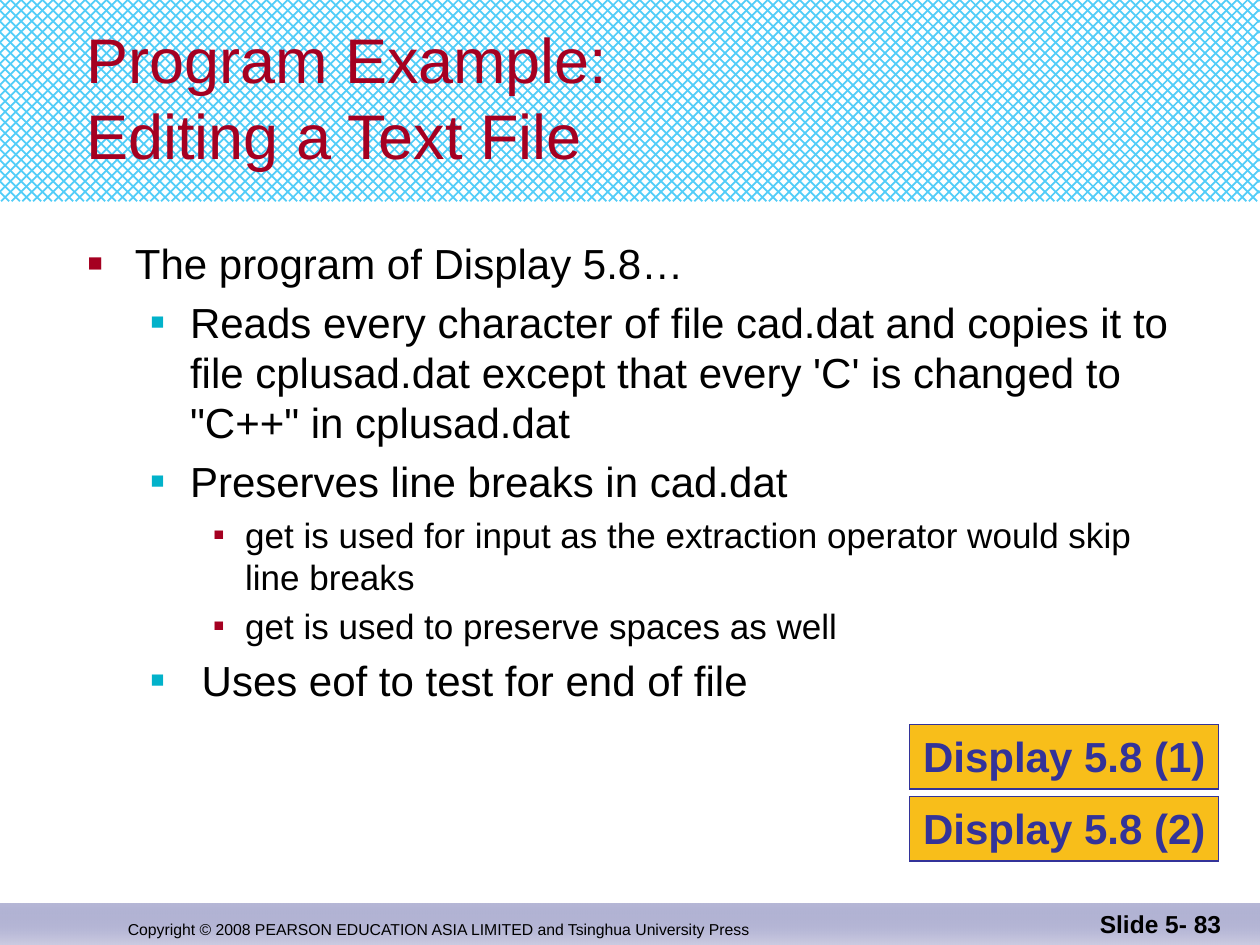
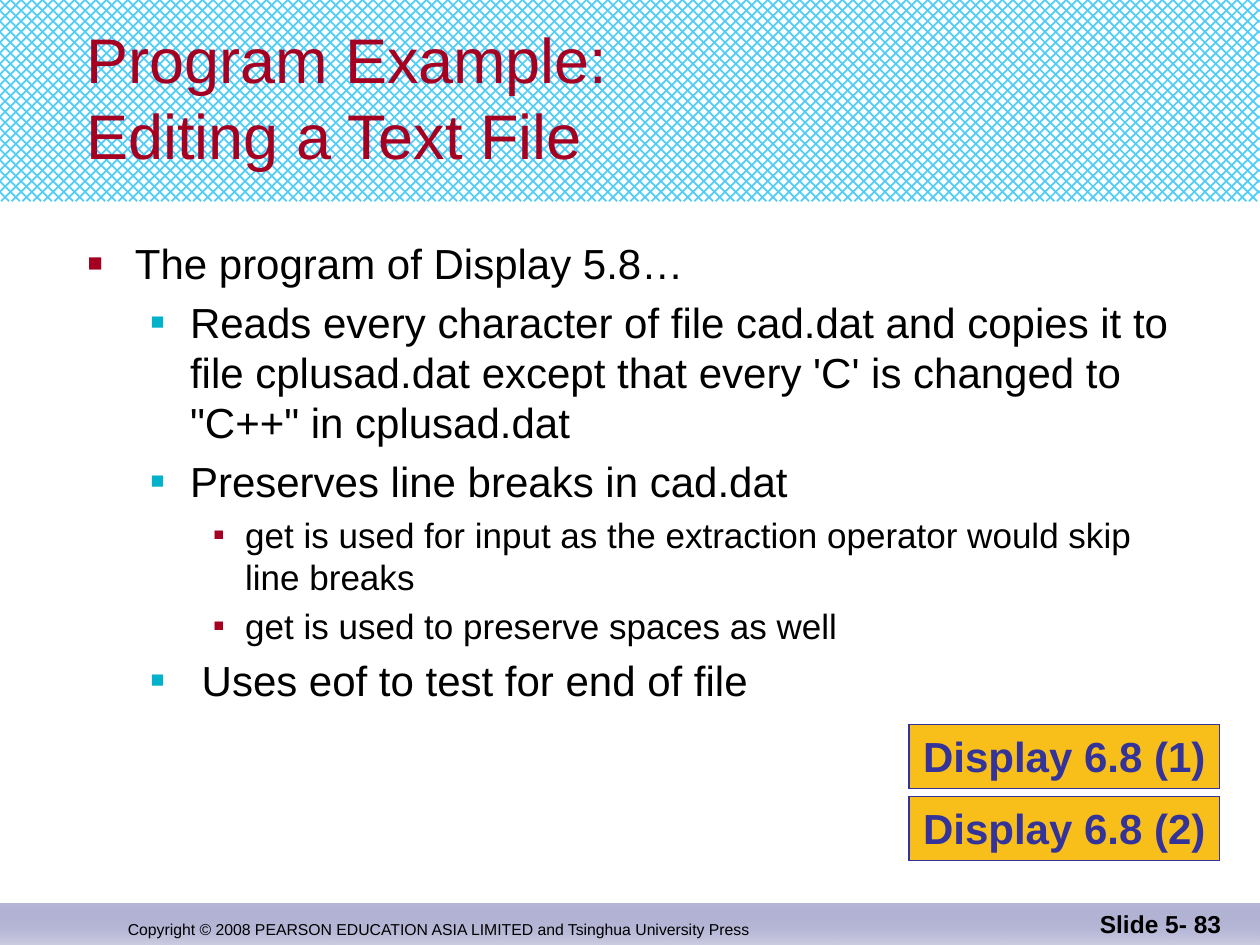
Before and after one commit to djuanbei/CPLUSPLUS, a slide deck: slide 83 of ppt/Chapter 6.pptx. Drawn at 1260x945 pixels with LibreOffice and Linux fonts; fonts in the diff are those of the drawing. Boxes give left, top, right and bottom in pixels: in the first picture for what was removed or moved away, otherwise in the second. Text is boxed around its words. In the diff, an @@ line names an element or a change of style, - is before the commit and + after.

```diff
--- a/ppt/Chapter 6.pptx
+++ b/ppt/Chapter 6.pptx
@@ text in rectangle at (923, 741, 1205, 781): text changed @@
-Display 5.8 (1)
+Display 6.8 (1)
@@ text in rectangle at (923, 813, 1205, 853): text changed @@
-Display 5.8 (2)
+Display 6.8 (2)
```
Also in this commit, not shown: 5 other slides changed, 7 other files.
